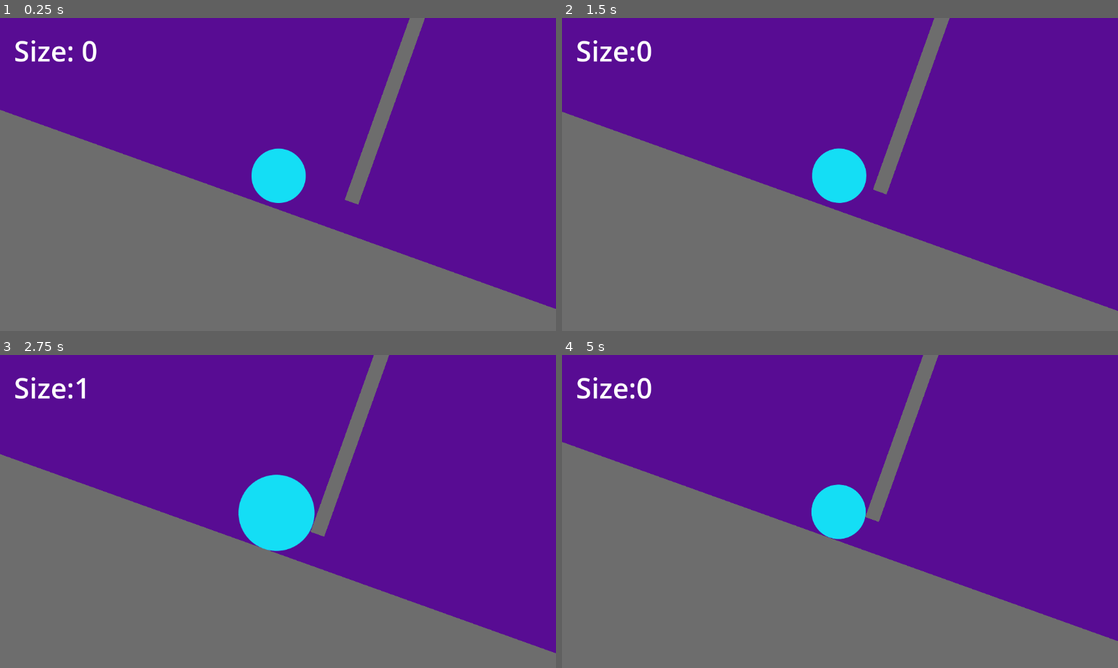
Above: before the commit, frames 1-4 (two rows, left to right).
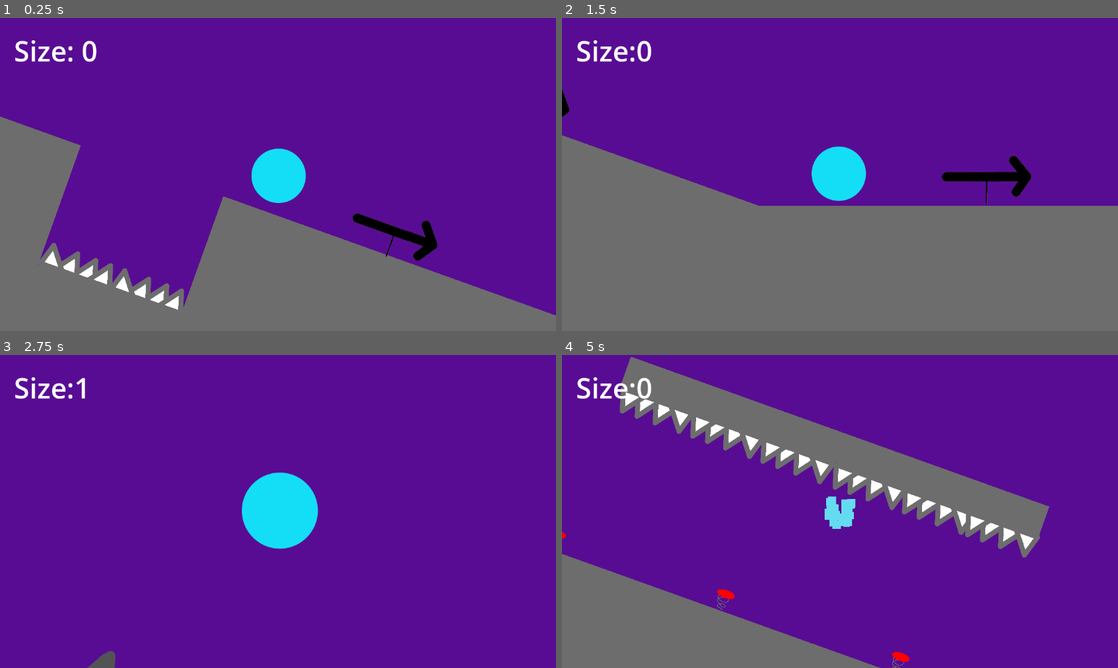
Above: after the commit, the same moments.

Repository: Firoty1/Rolling-Scales
Game: Godot game, scene res://scenes/level_3.tscn
Same seed, same stepped clock (60 frames per second), same inputs: the game is played once before the commit and once after it. This scene is started directly instead of the project's main scene.
Inputs:
- Up to frame 1 (0.25 s): no input
- Up to frame 2 (1.5 s): hold Up (grow) 0.53-1.28 s; tap Down (shrink) at 1.35 s
- Up to frame 3 (2.75 s): hold Up (grow) from 2.03 s (still down)
- Up to frame 4 (5 s): release Up (grow) at 2.78 s; tap Down (shrink) at 2.85, 4.35 s; hold Up (grow) 3.53-4.28 s

The runs differ from the first frame. In frame 1, 14% of the frame differs, in the area x 0-100%, y 0-96%; in frame 2, 15%; in frame 3, 39%; in frame 4, 45%, in the area x 0-100%, y 0-100%.

Commit message:
level 3 done

Diff:
--- a/autoloads/level_tracker.tscn
+++ b/autoloads/level_tracker.tscn
@@ -6,14 +6,12 @@
 var Level1 = \"res://scenes/level_1.tscn\"
 var Level2 = \"res://scenes/level_2.tscn\"
 var gameOverScreen = \"res://scenes/game_over_screen.tscn\"
-const Level3 = preload(\"res://scenes/level_3.tscn\")
+var Level3 = \"res://scenes/level_3.tscn\"
 var CurrentLevel = 0
 var list = [Level1, Level2, Level3]
 
 func NextLevel():
-	print(\"aib iabf iab fab fia b bn\")
 	CurrentLevel = CurrentLevel + 1
-	print(CurrentLevel)
 	if CurrentLevel > list.size() - 1:
 		AudioControl.GameWinSound()
 		CurrentLevel = 0
--- a/scenes/level_3.tscn
+++ b/scenes/level_3.tscn
@@ -1,10 +1,13 @@
-[gd_scene load_steps=6 format=3 uid="uid://dit70owwsbchd"]
+[gd_scene load_steps=9 format=3 uid="uid://dit70owwsbchd"]
 
 [ext_resource type="PackedScene" uid="uid://b4udhsebdtf6v" path="res://scenes/HUD.tscn" id="1_ltllf"]
 [ext_resource type="PackedScene" uid="uid://bxaav1pybxfvx" path="res://scenes/wall_or_floor.tscn" id="2_kxp03"]
 [ext_resource type="PackedScene" uid="uid://ctwchxsj2ndyr" path="res://scenes/spike.tscn" id="3_te3fq"]
 [ext_resource type="PackedScene" uid="uid://bnhexur0ry2ny" path="res://scenes/ball.tscn" id="4_6tri0"]
 [ext_resource type="PackedScene" uid="uid://cfu4xxf753ecx" path="res://scenes/spring.tscn" id="5_ck25v"]
+[ext_resource type="PackedScene" uid="uid://dhjmjxj2p4jv5" path="res://scenes/ramp.tscn" id="6_d1em5"]
+[ext_resource type="PackedScene" uid="uid://cfbl7watl7plf" path="res://scenes/turbo_arrow.tscn" id="7_75v1c"]
+[ext_resource type="PackedScene" uid="uid://bpj0v675n64cq" path="res://scenes/level_end.tscn" id="8_j6bay"]
 
 [node name="Level3" type="Node2D"]
 position = Vector2(-1921, -1293)
@@ -56,63 +59,100 @@
 rotation = 1.91463
 scale = Vector2(1.38807, -0.551234)
 
+[node name="WallOrFloor10" parent="." instance=ExtResource("2_kxp03")]
+position = Vector2(8027, 6114)
+scale = Vector2(27.6887, 1.60231)
+
+[node name="WallOrFloor11" parent="." instance=ExtResource("2_kxp03")]
+position = Vector2(17245, 6372)
+rotation = 0.34383
+scale = Vector2(2.7324, 1.60231)
+
+[node name="WallOrFloor12" parent="." instance=ExtResource("2_kxp03")]
+position = Vector2(19954, 7341)
+rotation = 0.34383
+scale = Vector2(4.52663, 1.60231)
+
+[node name="WallOrFloor13" parent="." instance=ExtResource("2_kxp03")]
+position = Vector2(18349, 7324)
+rotation = 0.34383
+scale = Vector2(2.7324, 1.60231)
+
+[node name="WallOrFloor14" parent="." instance=ExtResource("2_kxp03")]
+position = Vector2(15895, 7497)
+scale = Vector2(27.6887, 1.60231)
+
+[node name="WallOrFloor17" parent="." instance=ExtResource("2_kxp03")]
+position = Vector2(32526, 9217)
+scale = Vector2(27.6887, 1.60231)
+
+[node name="WallOrFloor15" parent="." instance=ExtResource("2_kxp03")]
+position = Vector2(32386, 10360)
+rotation = 0.34383
+scale = Vector2(27.6887, 1.60231)
+
+[node name="WallOrFloor16" parent="." instance=ExtResource("2_kxp03")]
+position = Vector2(27563, 7254)
+rotation = 0.34383
+scale = Vector2(2.97103, 0.204214)
+
 [node name="Spike" parent="." instance=ExtResource("3_te3fq")]
-position = Vector2(5047, 3188)
+position = Vector2(5043, 3200)
 rotation = 0.34383
 scale = Vector2(0.5, 0.5)
 
 [node name="Spike2" parent="." instance=ExtResource("3_te3fq")]
-position = Vector2(5279, 3270)
+position = Vector2(5275, 3281)
 rotation = 0.34383
 scale = Vector2(0.5, 0.5)
 
 [node name="Spike3" parent="." instance=ExtResource("3_te3fq")]
-position = Vector2(6980, 1714)
+position = Vector2(6984, 1703)
 rotation = 3.48542
 scale = Vector2(0.5, 0.5)
 
 [node name="Spike4" parent="." instance=ExtResource("3_te3fq")]
-position = Vector2(7273, 1819)
+position = Vector2(7277, 1807)
 rotation = 3.48542
 scale = Vector2(0.5, 0.5)
 
 [node name="Spike5" parent="." instance=ExtResource("3_te3fq")]
-position = Vector2(7566, 1924)
+position = Vector2(7570, 1912)
 rotation = 3.48542
 scale = Vector2(0.5, 0.5)
 
 [node name="Spike6" parent="." instance=ExtResource("3_te3fq")]
-position = Vector2(7861, 2030)
+position = Vector2(7866, 2017)
 rotation = 3.48542
 scale = Vector2(0.5, 0.5)
 
 [node name="Spike7" parent="." instance=ExtResource("3_te3fq")]
-position = Vector2(8148, 2133)
+position = Vector2(8152, 2122)
 rotation = 3.48542
 scale = Vector2(0.5, 0.5)
 
 [node name="Spike8" parent="." instance=ExtResource("3_te3fq")]
-position = Vector2(8448, 2240)
+position = Vector2(8453, 2226)
 rotation = 3.48542
 scale = Vector2(0.5, 0.5)
 
 [node name="Spike9" parent="." instance=ExtResource("3_te3fq")]
-position = Vector2(8747, 2347)
+position = Vector2(8752, 2335)
 rotation = 3.48542
 scale = Vector2(0.5, 0.5)
 
 [node name="Spike10" parent="." instance=ExtResource("3_te3fq")]
-position = Vector2(9042, 2453)
+position = Vector2(9051, 2439)
 rotation = 3.48542
 scale = Vector2(0.5, 0.5)
 
 [node name="Spike11" parent="." instance=ExtResource("3_te3fq")]
-position = Vector2(9340, 2560)
+position = Vector2(9346, 2543)
 rotation = 3.48542
 scale = Vector2(0.5, 0.5)
 
 [node name="Spike12" parent="." instance=ExtResource("3_te3fq")]
-position = Vector2(9631, 2664)
+position = Vector2(9641, 2651)
 rotation = 3.48542
 scale = Vector2(0.5, 0.5)
 
@@ -121,8 +161,95 @@
 rotation = 0.34383
 scale = Vector2(0.5, 0.5)
 
+[node name="Spike14" parent="." instance=ExtResource("3_te3fq")]
+position = Vector2(15582, 5607)
+scale = Vector2(0.5, 0.5)
+
+[node name="Spike15" parent="." instance=ExtResource("3_te3fq")]
+position = Vector2(15896, 5607)
+scale = Vector2(0.5, 0.5)
+
+[node name="Spike16" parent="." instance=ExtResource("3_te3fq")]
+position = Vector2(16208, 5607)
+scale = Vector2(0.5, 0.5)
+
+[node name="Spike17" parent="." instance=ExtResource("3_te3fq")]
+position = Vector2(16455, 5607)
+scale = Vector2(0.5, 0.5)
+
+[node name="Spike18" parent="." instance=ExtResource("3_te3fq")]
+position = Vector2(18191, 6731)
+rotation = 0.34383
+scale = Vector2(0.5, 0.5)
+
+[node name="Spike19" parent="." instance=ExtResource("3_te3fq")]
+position = Vector2(18485, 6836)
+rotation = 0.34383
+scale = Vector2(0.5, 0.5)
+
+[node name="Spike20" parent="." instance=ExtResource("3_te3fq")]
+position = Vector2(23412, 6991)
+scale = Vector2(0.5, 0.5)
+
+[node name="Spike21" parent="." instance=ExtResource("3_te3fq")]
+position = Vector2(23717, 6991)
+scale = Vector2(0.5, 0.5)
+
+[node name="Spike22" parent="." instance=ExtResource("3_te3fq")]
+position = Vector2(24026, 6991)
+scale = Vector2(0.5, 0.5)
+
+[node name="Spike23" parent="." instance=ExtResource("3_te3fq")]
+position = Vector2(24331, 6991)
+scale = Vector2(0.5, 0.5)
+
+[node name="Spike24" parent="." instance=ExtResource("3_te3fq")]
+position = Vector2(9528, 4138)
+rotation = -1.22697
+scale = Vector2(0.5, 0.5)
+
+[node name="Spike25" parent="." instance=ExtResource("3_te3fq")]
+position = Vector2(7998, 3590)
+rotation = -1.22697
+scale = Vector2(0.5, 0.5)
+
+[node name="Spike26" parent="." instance=ExtResource("3_te3fq")]
+position = Vector2(6576, 3081)
+rotation = -1.22697
+scale = Vector2(0.5, 0.5)
+
+[node name="Spike27" parent="." instance=ExtResource("3_te3fq")]
+position = Vector2(26824, 7066)
+rotation = 3.48542
+scale = Vector2(0.5, 0.5)
+
+[node name="Spike28" parent="." instance=ExtResource("3_te3fq")]
+position = Vector2(27116, 7170)
+rotation = 3.48542
+scale = Vector2(0.5, 0.5)
+
+[node name="Spike29" parent="." instance=ExtResource("3_te3fq")]
+position = Vector2(27407, 7274)
+rotation = 3.48542
+scale = Vector2(0.5, 0.5)
+
+[node name="Spike30" parent="." instance=ExtResource("3_te3fq")]
+position = Vector2(27706, 7381)
+rotation = 3.48542
+scale = Vector2(0.5, 0.5)
+
+[node name="Spike31" parent="." instance=ExtResource("3_te3fq")]
+position = Vector2(27993, 7484)
+rotation = 3.48542
+scale = Vector2(0.5, 0.5)
+
+[node name="Spike32" parent="." instance=ExtResource("3_te3fq")]
+position = Vector2(28255, 7578)
+rotation = 3.48542
+scale = Vector2(0.5, 0.5)
+
 [node name="Ball" parent="." instance=ExtResource("4_6tri0")]
-position = Vector2(2340, 1501)
+position = Vector2(19027, 6225)
 
 [node name="Camera2D" type="Camera2D" parent="Ball"]
 zoom = Vector2(0.5, 0.5)
@@ -156,3 +283,52 @@
 position = Vector2(9825, 3376)
 rotation = 0.34383
 scale = Vector2(0.15, 0.15)
+
+[node name="Spring7" parent="." instance=ExtResource("5_ck25v")]
+position = Vector2(26403, 7597)
+rotation = 0.34383
+scale = Vector2(0.15, 0.15)
+
+[node name="Spring8" parent="." instance=ExtResource("5_ck25v")]
+position = Vector2(27102, 7847)
+rotation = 0.34383
+scale = Vector2(0.15, 0.15)
+
+[node name="Spring9" parent="." instance=ExtResource("5_ck25v")]
+position = Vector2(27827, 8107)
+rotation = 0.34383
+scale = Vector2(0.15, 0.15)
+
+[node name="ramp" parent="." instance=ExtResource("6_d1em5")]
+position = Vector2(15036, 5503)
+
+[node name="ramp2" parent="." instance=ExtResource("6_d1em5")]
+position = Vector2(22871, 6890)
+
+[node name="ramp3" parent="." instance=ExtResource("6_d1em5")]
+position = Vector2(33093, 8592)
+
+[node name="TurboArrow" parent="." instance=ExtResource("7_75v1c")]
+position = Vector2(13804, 5673)
+
+[node name="TurboArrow2" parent="." instance=ExtResource("7_75v1c")]
+position = Vector2(21348, 7039)
+
+[node name="TurboArrow4" parent="." instance=ExtResource("7_75v1c")]
+position = Vector2(30520, 8771)
+
+[node name="TurboArrow5" parent="." instance=ExtResource("7_75v1c")]
+position = Vector2(31323, 8772)
+
+[node name="TurboArrow6" parent="." instance=ExtResource("7_75v1c")]
+position = Vector2(32035, 8771)
+
+[node name="TurboArrow3" parent="." instance=ExtResource("7_75v1c")]
+position = Vector2(19393, 6673)
+rotation = 0.34383
+
+[node name="LevelEnd" parent="." instance=ExtResource("8_j6bay")]
+position = Vector2(34128, 7279)
+
+[node name="LevelEnd2" parent="." instance=ExtResource("8_j6bay")]
+position = Vector2(34126, 4969)
